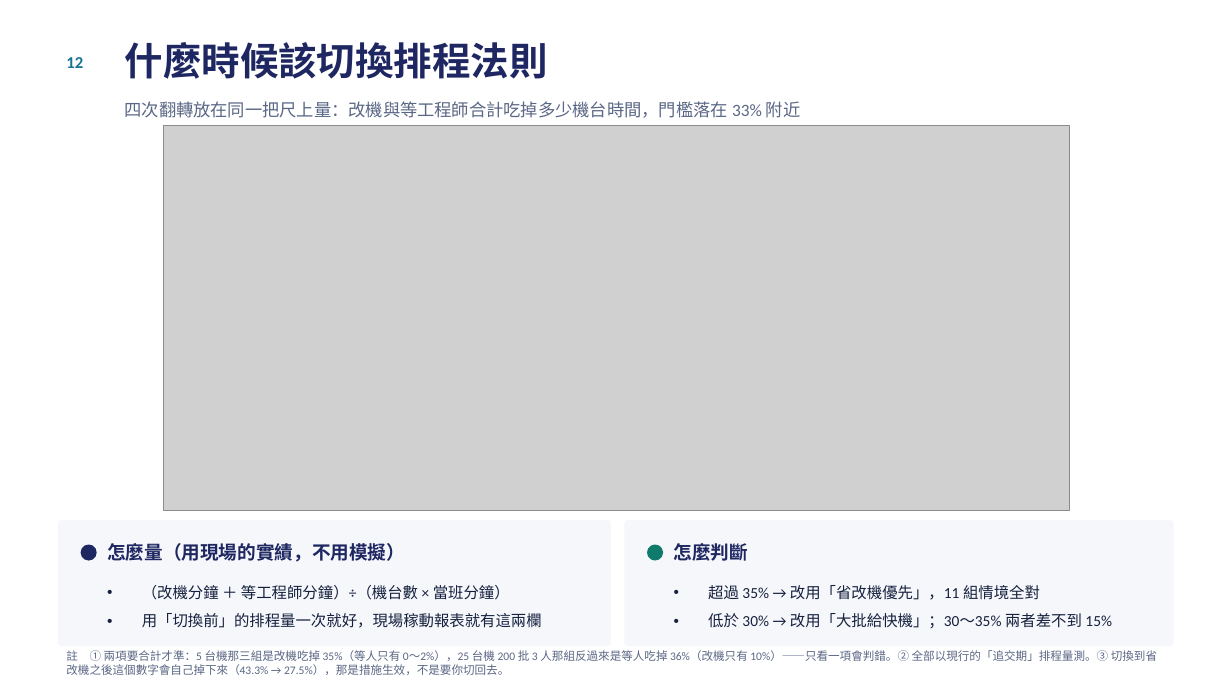
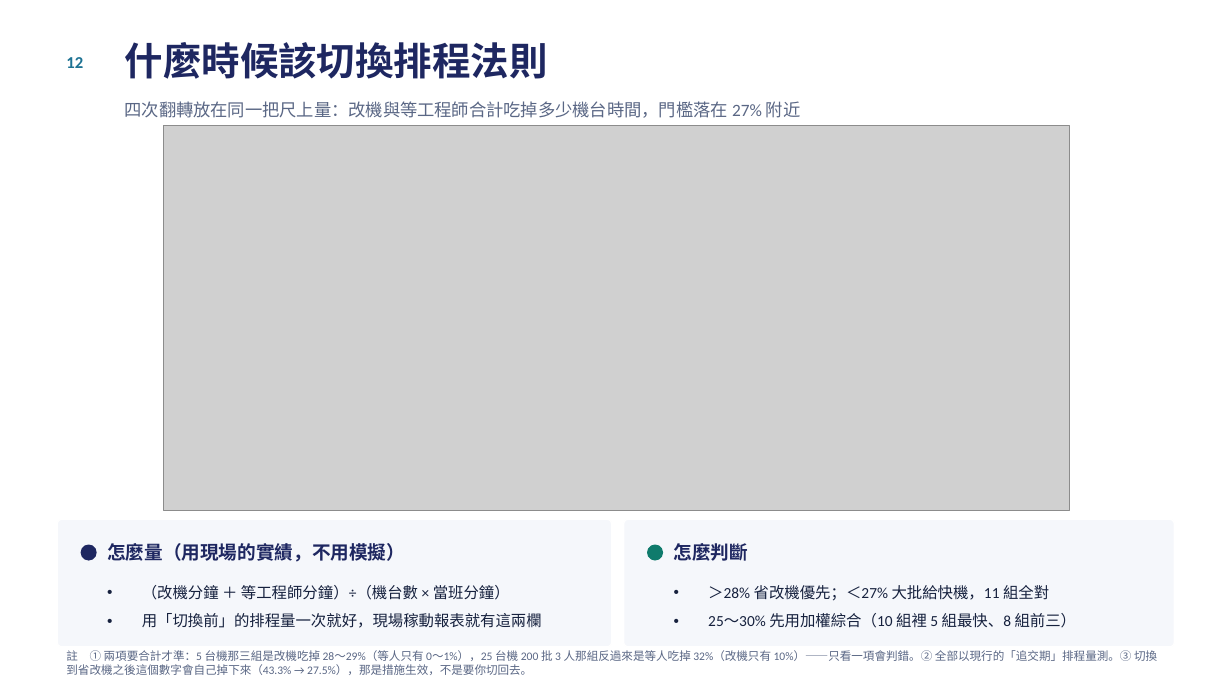
Before and after one commit to cnshow2025/my-factory, a slide deck: slide 13 of docs/測試排程分析報告.pptx. Drawn at 1232x693 pixels with LibreOffice and Linux fonts; fonts in the diff are those of the drawing; grey boxes stand for pictures. Boxes give left, top, right and bottom in pixels: in the first picture for what was removed or moved away, otherwise in the second. Text is boxed around its words. In the diff, an @@ line names an element or a change of style, - is before the commit and + after.

```diff
--- a/docs/測試排程分析報告.pptx
+++ b/docs/測試排程分析報告.pptx
@@ text at (125,101,801,118): text changed @@
-四次翻轉放在同一把尺上量：改機與等工程師合計吃掉多少機台時間，門檻落在 33% 附近
+四次翻轉放在同一把尺上量：改機與等工程師合計吃掉多少機台時間，門檻落在 27% 附近
@@ text at (708,585,1077,628): text changed @@
-• 超過 35% → 改用「省改機優先」，11 組情境全對
-• 低於 30% → 改用「大批給快機」；30～35% 兩者差不到 15%
+• ＞28% 省改機優先；＜27% 大批給快機，11 組全對
+• 25～30% 先用加權綜合（10 組裡 5 組最快、8 組前三）
@@ text at (66,650,1157,675): text changed @@
-註 ① 兩項要合計才準：5 台機那三組是改機吃掉 35%（等人只有 0～2%），25 台機 200 批 3 人那組反過來是等人吃掉 36%（改機只有 10%）——只看一項會判錯。② 全部以現行的「追交期」排程量測。③ 切換到省改機之後這個數字會自己掉下來（43.3% → 27.5%），那是措施生效，不是要你切回去。
+註 ① 兩項要合計才準：5 台機那三組是改機吃掉 28～29%（等人只有 0～1%），25 台機 200 批 3 人那組反過來是等人吃掉 32%（改機只有 10%）——只看一項會判錯。② 全部以現行的「追交期」排程量測。③ 切換到省改機之後這個數字會自己掉下來（43.3% → 27.5%），那是措施生效，不是要你切回去。
```
Also in this commit, not shown: 5 other slides changed, 3 other files.
